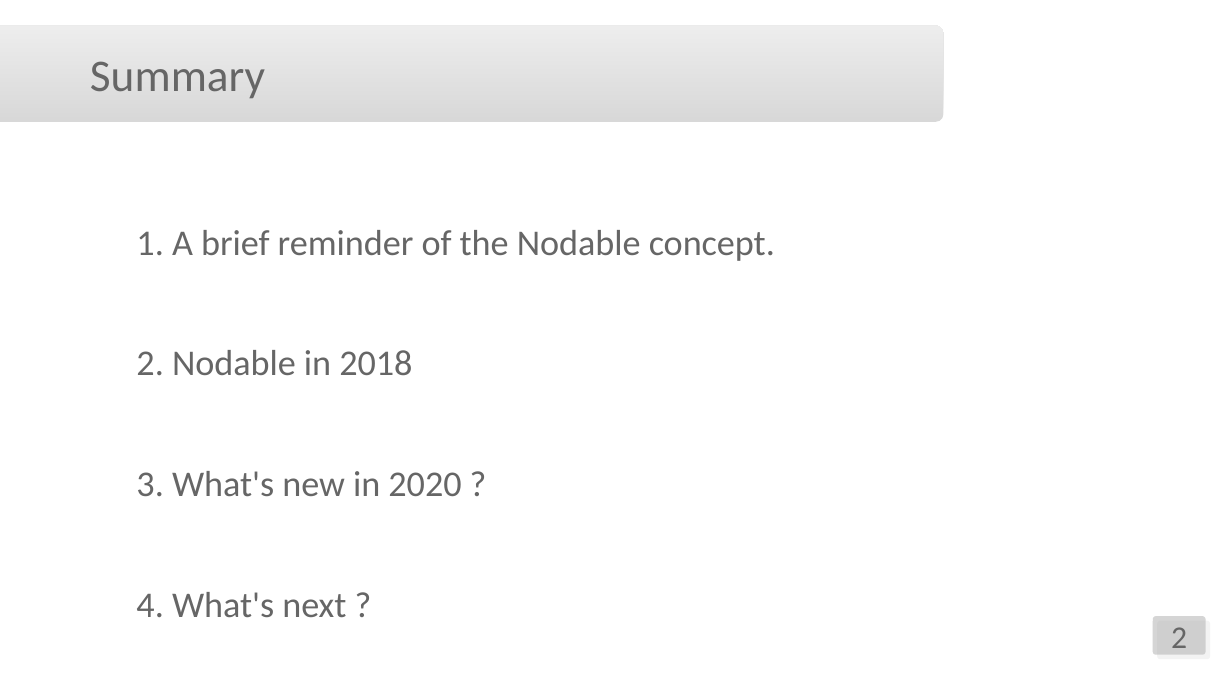
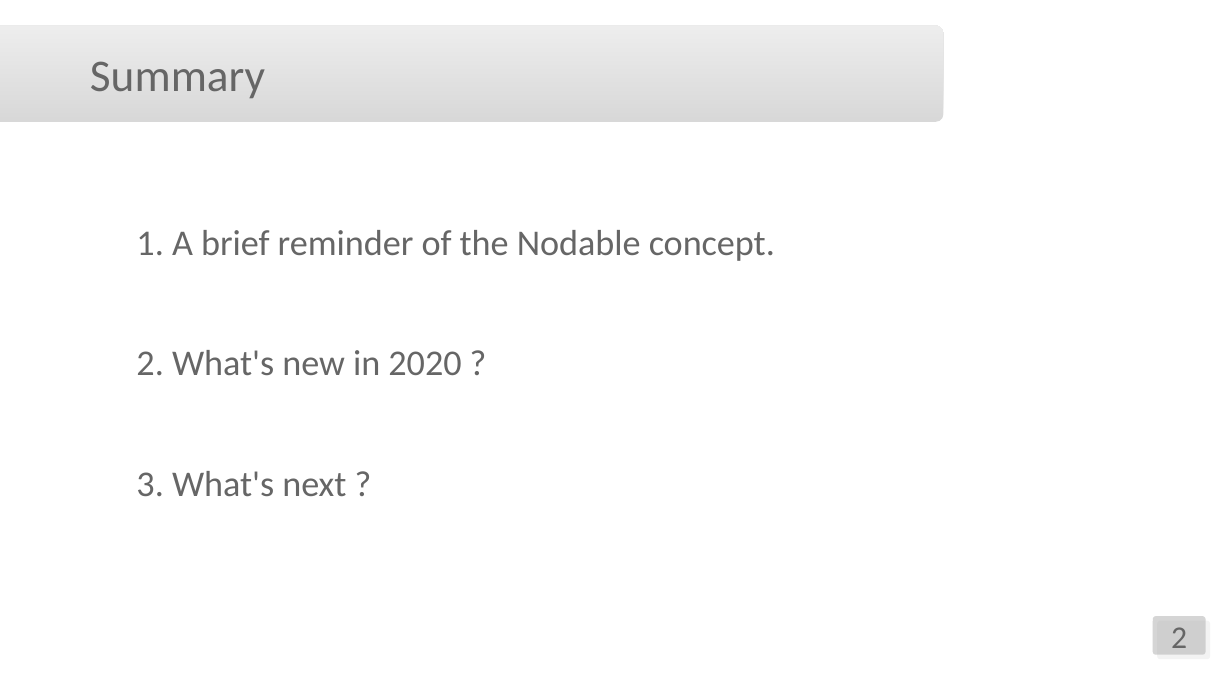
Before and after one commit to berdal84/nodable, a slide deck: slide 2 of docs/2020_04_05_UndoRedo_Parenthesis_MultiDocument.odp. Drawn at 1232x674 pixels with LibreOffice and Linux fonts; fonts in the diff are those of the drawing; background and template pictures are left out. Boxes give left, top, right and bottom in pixels: in the first picture for what was removed or moved away, otherwise in the second. Text is boxed around its words. In the diff, an @@ line names an element or a change of style, - is before the commit and + after.

Commit message:
docs(2020 presentation): update.

```diff
--- a/docs/2020_04_05_UndoRedo_Parenthesis_MultiDocument.odp
+++ b/docs/2020_04_05_UndoRedo_Parenthesis_MultiDocument.odp
@@ text at [136,350,461,496]: text changed @@
-2. Nodable in 2018
-3. What's new in 2020 ?
-4. What's next ?
+2. What's new in 2020 ?
+3. What's next ?
```
